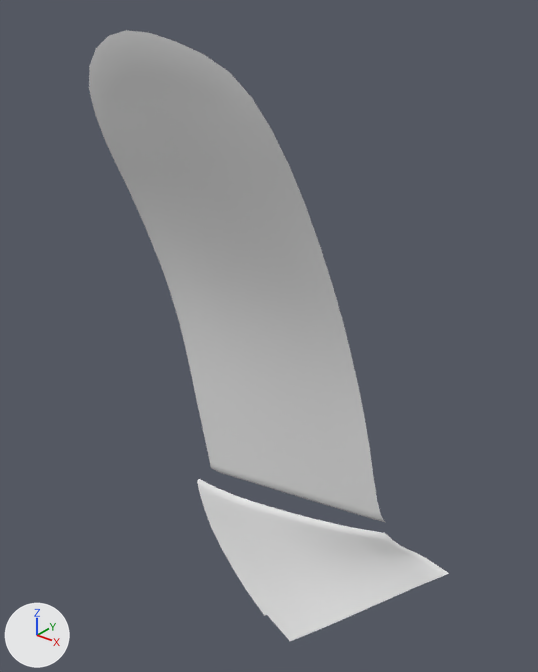
Two versions of the OBJ model PadForge.App/3DModels/XboxSeries/PulseRed/Decal-Shoulder-Left-Trigger.obj, one commit apart.
Camera for both pictures: a 50 mm lens placed at (-22.8, -69.4, 12.3), pointed at (-39.0, -49.1, -0.2). Arrows for +X, +Y and +Z are at lower left; the lights stay in place. The first picture is the older version. Where no turn or scale is listed for an object, it has been applied to the vertices.

The first picture shows 'Decal-Shoulder-Left-Trigger'.
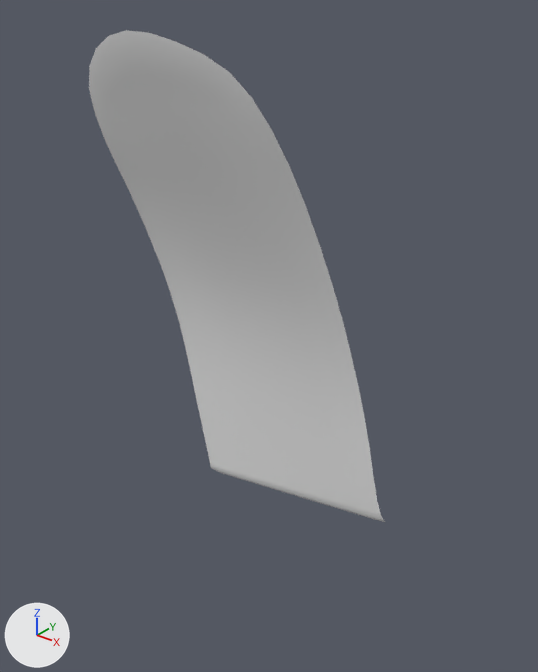
Changed parts and their boxes [x1, y1, x2, y2] in the pictures (538 x 672 px):
'Decal-Shoulder-Left-Trigger', reshaped (18% narrower, 19% shorter)
    before: [89, 30, 449, 641]
    after: [89, 30, 385, 522]
part 1 of me_decal_shoulder_left_trigger, deleted
    before: [197, 479, 449, 641]

Diff of the bpy script that builds the scene:
```diff
--- a/PadForge.App/3DModels/XboxSeries/PulseRed/Decal-Shoulder-Left-Trigger.obj.py
+++ b/PadForge.App/3DModels/XboxSeries/PulseRed/Decal-Shoulder-Left-Trigger.obj.py
@@ me_decal_shoulder_left_trigger @@
 # used by ob_decal_shoulder_left_trigger; location = (0.0, 0.0, 0.0)
-me_decal_shoulder_left_trigger.from_pydata(...)  # 375 vertices, 326 faces; spans x -46.5..-31.3, y -52.0..-47.4, z -13.5..10.7
+me_decal_shoulder_left_trigger.from_pydata(...)  # 235 vertices, 208 faces; spans x -46.5..-34.0, y -52.0..-47.7, z -9.4..10.7
+# me_decal_shoulder_left_trigger part 1: the loose piece of 140 vertices spanning x -43.8..-31.3, y -50.7..-47.4, z -13.5..-7.6 is deleted
```
